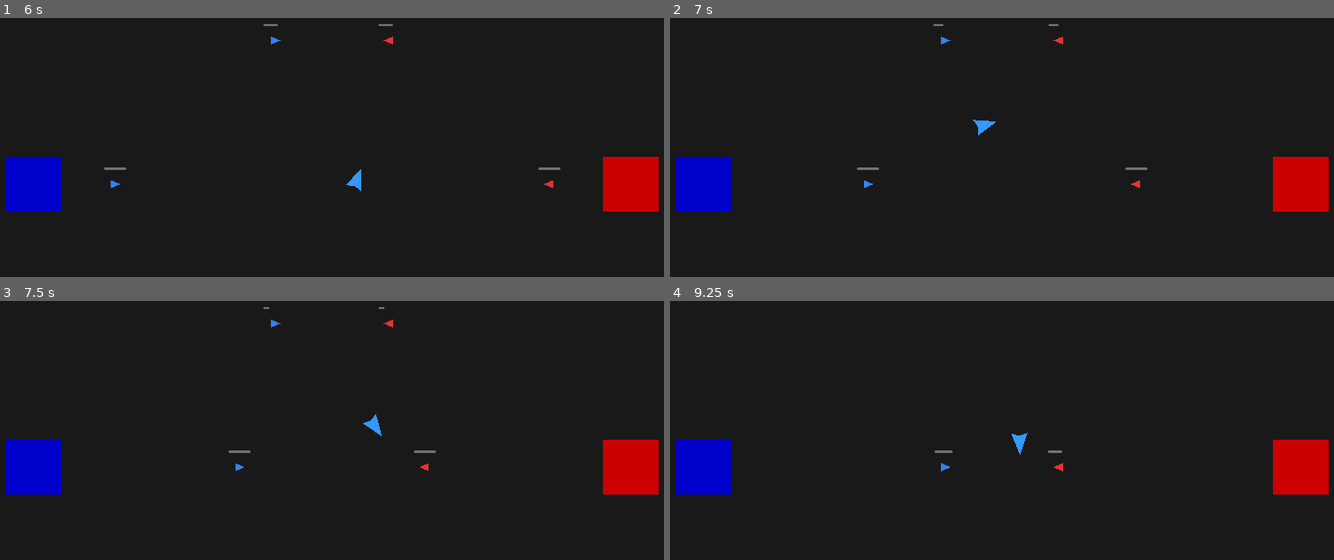
Above: before the commit, frames 1-4 (two rows, left to right).
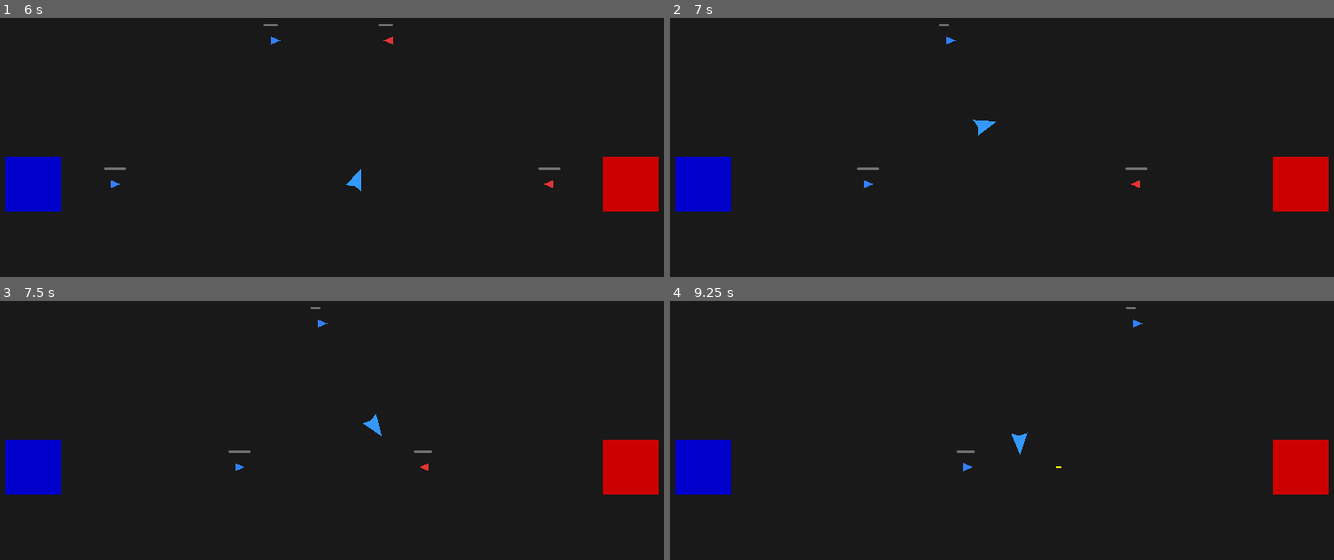
Above: after the commit, the same moments.

Repository: kfred123/goonbash
Game: Godot game, scene res://scenes/MainMap.tscn
Same seed, same stepped clock (60 frames per second), same inputs: the game is played once before the commit and once after it.
Inputs (mouse positions are in pixels of both pictures, inside the frame that each line leads up to):
- Up to frame 1 (6 s): tap Enter at 0.5 s; move the mouse to (484, 163) at 0.52 s; click (484, 163) at 0.67 s; move the mouse to (192, 204) at 1.27 s; click (192, 204) at 1.42 s; tap Space at 2 s; move the mouse to (405, 95) at 2.02 s; click (405, 95) at 2.17 s; move the mouse to (298, 264) at 2.77 s; click (298, 264) at 2.92 s; move the mouse to (544, 243) at 3.52 s; click (544, 243) at 3.67 s; move the mouse to (119, 124) at 4.27 s; click (119, 124) at 4.42 s; move the mouse to (365, 183) at 5.02 s; click (365, 183) at 5.17 s; move the mouse to (225, 85) at 5.77 s; click (225, 85) at 5.92 s
- Up to frame 2 (7 s): move the mouse to (1154, 163) at 6.52 s; click (1154, 163) at 6.67 s
- Up to frame 3 (7.5 s): move the mouse to (192, 487) at 7.27 s; click (192, 487) at 7.42 s
- Up to frame 4 (9.25 s): move the mouse to (1075, 378) at 8.02 s; click (1075, 378) at 8.17 s; move the mouse to (968, 547) at 8.77 s; click (968, 547) at 8.92 s

Frame 1 is identical in both runs. In frame 2, less than 0.1% of the frame differs, in the area x 39-60%, y 2-11%; in frame 3, 0.1%; in frame 4, 0.2%, in the area x 39-72%, y 2-66%.

Commit message:
Player shoots also

Diff:
--- a/scripts/PlayerTank.gd
+++ b/scripts/PlayerTank.gd
@@ -2,43 +2,85 @@
 
 @export var speed: float = 300.0
 @export var rotation_speed: float = 5.0
+@export var attack_range: float = 250.0
+@export var fire_rate: float = 0.5
 
 func get_team():
 	return "blue"
 
-var bullet_scene: PackedScene = load("res://scenes/Bullet.tscn")
-
 var target_position: Vector2 = Vector2.ZERO
 var moving: bool = false
+var current_target: Node2D = null
+var attack_timer: float = 0.0
 
 func _ready():
 	target_position = global_position
+
+	# Create detection area in code
+	var detection = Area2D.new()
+	detection.name = "DetectionArea"
+	detection.collision_layer = 0
+	detection.collision_mask = 2
+	var shape = CollisionShape2D.new()
+	var circle = CircleShape2D.new()
+	circle.radius = attack_range
+	shape.shape = circle
+	detection.add_child(shape)
+	add_child(detection)
+	detection.body_entered.connect(_on_enemy_entered)
+	detection.body_exited.connect(_on_enemy_exited)
+
+func _on_enemy_entered(body):
+	if body.has_method("get_team") and body.get_team() != "blue":
+		if not is_instance_valid(current_target):
+			current_target = body
+
+func _on_enemy_exited(body):
+	if body == current_target:
+		current_target = null
+		_find_new_target()
+
+func _find_new_target():
+	var detection = $DetectionArea
+	if not detection:
+		return
+	for body in detection.get_overlapping_bodies():
+		if body.has_method("get_team") and body.get_team() != "blue":
+			current_target = body
+			return
 
 func _input(event):
 	if event is InputEventMouseButton:
 		if event.button_index == MOUSE_BUTTON_LEFT and event.pressed:
 			target_position = get_global_mouse_position()
 			moving = true
-		elif event.button_index == MOUSE_BUTTON_RIGHT and event.pressed:
-			shoot()
 	elif event is InputEventScreenTouch:
 		if event.pressed:
-			# If touch is far from tank, move. If close, maybe shoot?
-			# For simplicity, let's say tap to move.
 			target_position = event.position
 			moving = true
 
-func shoot():
-	if not bullet_scene:
+func shoot_at(target: Node2D):
+	var scene = ResourceManager.bullet_scene
+	if not scene:
 		return
-	var bullet = bullet_scene.instantiate()
-	bullet.global_position = global_position
+	var bullet = scene.instantiate()
 	bullet.team = "blue"
-	bullet.direction = (get_global_mouse_position() - global_position).normalized()
+	bullet.direction = (target.global_position - global_position).normalized()
 	bullet.rotation = bullet.direction.angle()
+	bullet.global_position = global_position + bullet.direction * 25
 	get_parent().add_child(bullet)
 
 func _physics_process(delta):
+	# Auto-shoot at current target
+	if is_instance_valid(current_target):
+		attack_timer -= delta
+		if attack_timer <= 0:
+			shoot_at(current_target)
+			attack_timer = fire_rate
+	else:
+		_find_new_target()
+
+	# Movement
 	if moving:
 		var direction = (target_position - global_position).normalized()
 		var distance = global_position.distance_to(target_position)
@@ -54,3 +96,7 @@
 		else:
 			moving = false
 			velocity = Vector2.ZERO
+	elif is_instance_valid(current_target):
+		# Face the target when not moving
+		var dir = (current_target.global_position - global_position).normalized()
+		rotation = lerp_angle(rotation, dir.angle(), rotation_speed * delta)
